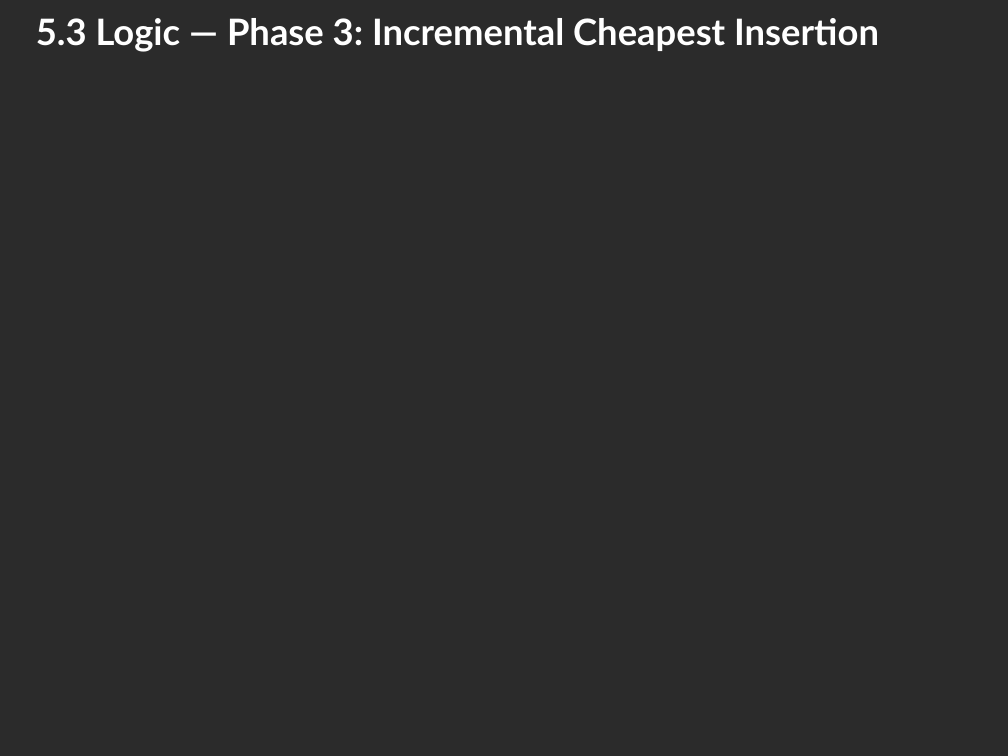
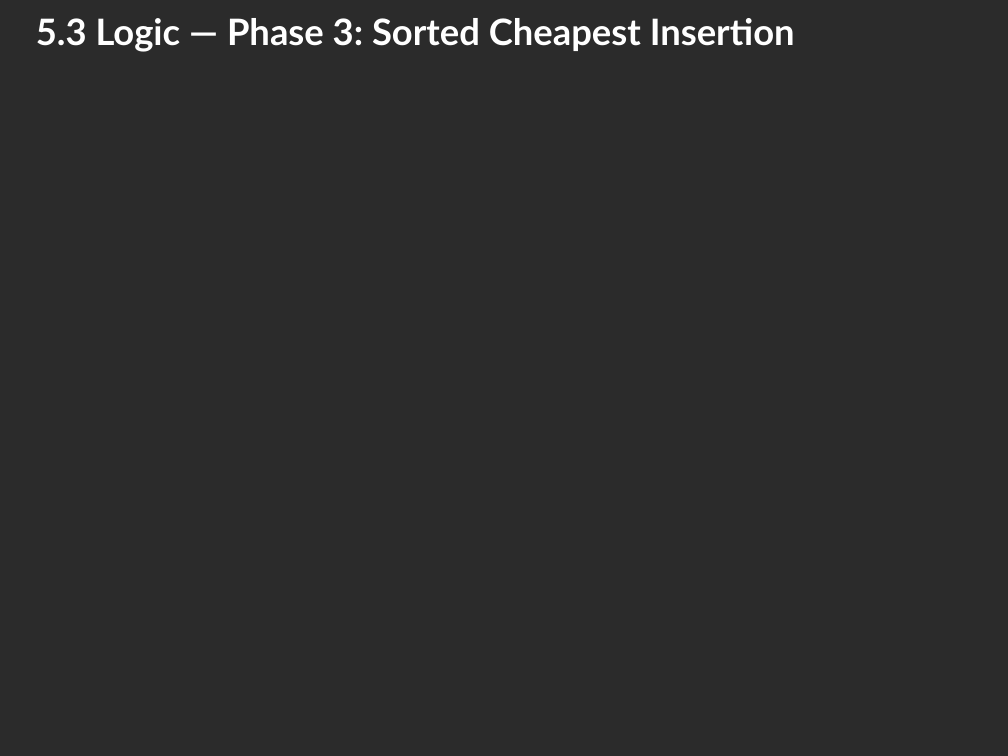
Before and after one commit to meeGit-dpm/167686_Project_Optimization, a slide deck: slide 25 of Report/FundOptG5.pptx. Drawn at 1008x756 pixels with LibreOffice and Linux fonts; fonts in the diff are those of the drawing; grey boxes stand for pictures; background and template pictures are left out; a plain dark background stands for a picture behind light text. Boxes give left, top, right and bottom in pixels: in the first picture for what was removed or moved away, otherwise in the second. Text is boxed around its words. In the diff, an @@ line names an element or a change of style, - is before the commit and + after.

```diff
--- a/Report/FundOptG5.pptx
+++ b/Report/FundOptG5.pptx
@@ title at (x1=36, y1=18, x2=795, y2=52): text changed @@
-5.3 Logic — Phase 3: Incremental Cheapest Insertion
+5.3 Logic — Phase 3: Sorted Cheapest Insertion
```
Also in this commit, not shown: 5 other slides changed, 1 other file.
